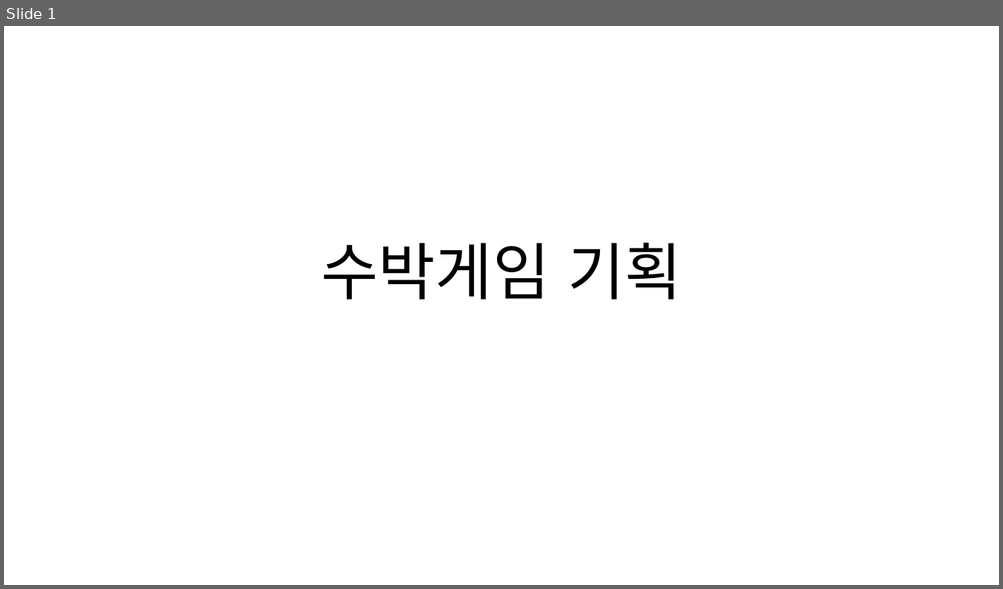
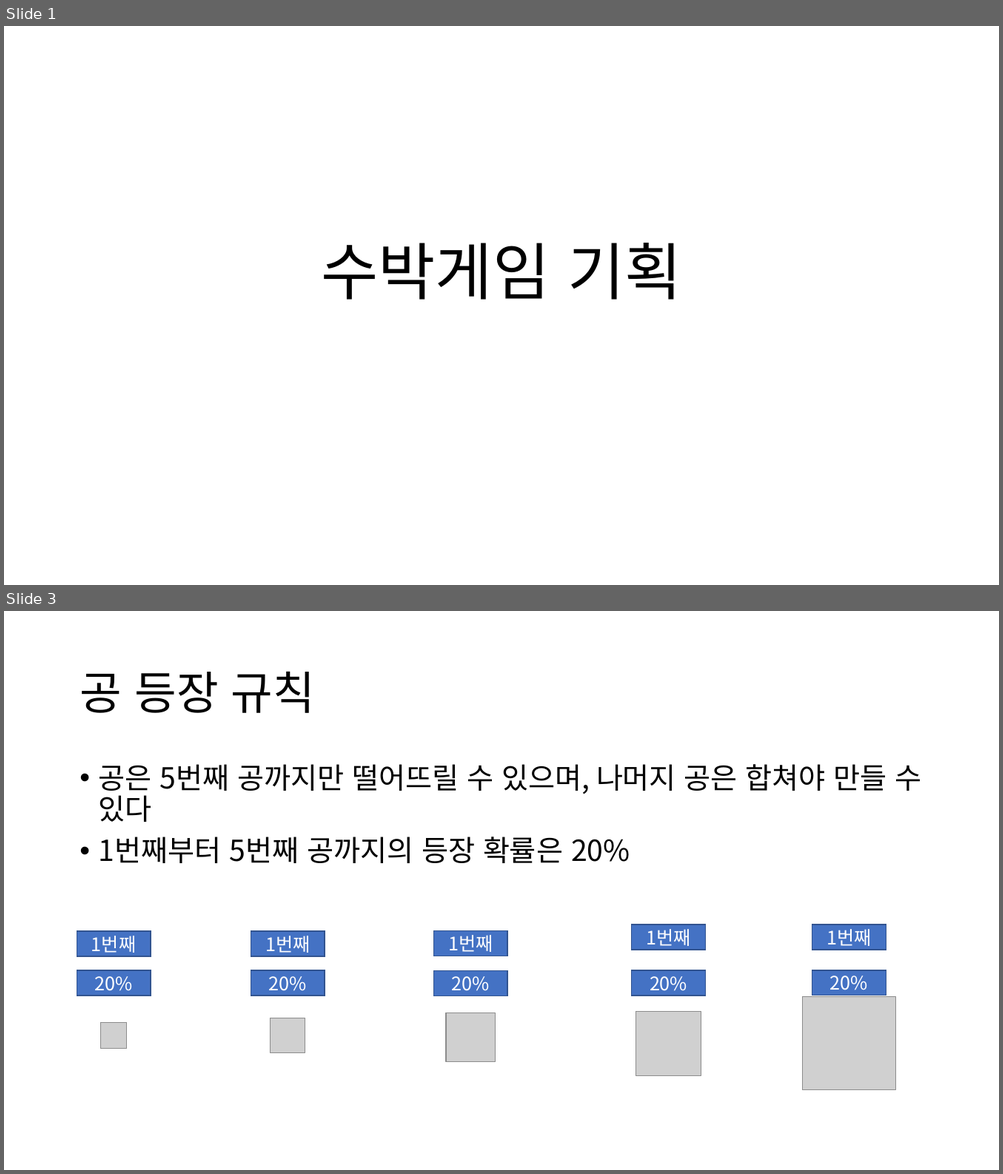
Before and after one commit to AniWhY0909/SSC_WM_Project, a slide deck: Documents/Suika.Watermelon/기획서(박정우).pptx. Shown one above the other, each under a label of ours: slide 1 before the commit, slides 1 and 3 after it; the slides between them are not shown. The pictures are 1003x589 and 1003x1174 pixels, drawn with LibreOffice and Linux fonts; fonts in the diff are those of the drawing; grey boxes stand for pictures. Boxes give left, top, right and bottom in pixels: in the first picture for what was removed or moved away, otherwise in the second. Text is boxed around its words. In the diff, an @@ line names an element or a change of style, - is before the commit and + after.

```diff
--- a/Documents/Suika.Watermelon/기획서(박정우).pptx
+++ b/Documents/Suika.Watermelon/기획서(박정우).pptx
@@ slide 3 added at [4,611,999,1170], background #FFFFFF @@
@@ title added at [79,671,315,713], 44 pt, text #000000 @@
+공 등장 규칙
@@ text added at [99,764,922,863], 28 pt, text #000000 @@
+• 공은 5번째 공까지만 떨어뜨릴 수 있으며, 나머지 공은 합쳐야 만들 수 있다
+• 1번째부터 5번째 공까지의 등장 확률은 20%
@@ rectangle added at [77,932,151,957], fill #4472C4, outline #325491 1 pt, 18 pt, text #FFFFFF @@
+1번째
@@ rectangle added at [251,932,325,957], fill #4472C4, outline #325491 1 pt, 18 pt, text #FFFFFF @@
+1번째
@@ rectangle added at [434,931,508,957], fill #4472C4, outline #325491 1 pt, 18 pt, text #FFFFFF @@
+1번째
@@ rectangle added at [632,925,706,951], fill #4472C4, outline #325491 1 pt, 18 pt, text #FFFFFF @@
+1번째
@@ rectangle added at [812,925,886,951], fill #4472C4, outline #325491 1 pt, 18 pt, text #FFFFFF @@
+1번째
@@ rectangle added at [77,971,151,996], fill #4472C4, outline #325491 1 pt, 18 pt, text #FFFFFF @@
+20%
@@ rectangle added at [251,971,325,996], fill #4472C4, outline #325491 1 pt, 18 pt, text #FFFFFF @@
+20%
@@ rectangle added at [434,971,508,996], fill #4472C4, outline #325491 1 pt, 18 pt, text #FFFFFF @@
+20%
@@ rectangle added at [632,971,706,996], fill #4472C4, outline #325491 1 pt, 18 pt, text #FFFFFF @@
+20%
@@ rectangle added at [812,971,886,996], fill #4472C4, outline #325491 1 pt, 18 pt, text #FFFFFF @@
+20%
@@ picture added at [802,997,896,1091] @@
@@ picture added at [100,1023,126,1049] @@
@@ picture added at [270,1019,304,1053] @@
@@ picture added at [446,1013,495,1062] @@
@@ picture added at [636,1011,701,1076] @@
```
Also in this commit, not shown: 7 slides changed, 1 other slide added, 1 slide removed.
